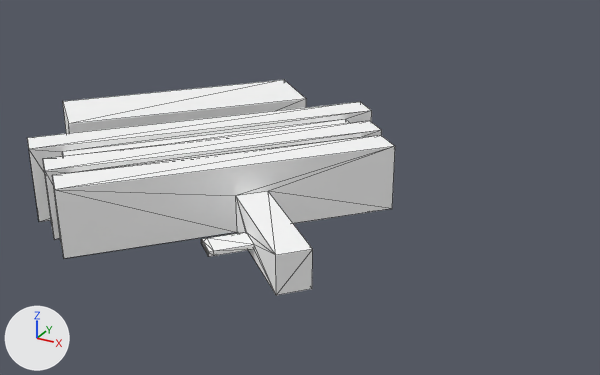
The glTF model undefined.glb: old version first, new version second.
Both versions are drawn from a 50 mm camera at (56.7, -91.2, 52.4) aimed at (7.7, -2.0, 7.8). The axes (+X, +Y, +Z) are drawn at lower left. The lights are the same throughout. Mesh edges are drawn as thin lines. Where no turn or scale is listed for an object, it has been applied to the vertices. Vertices at the same position are counted once.
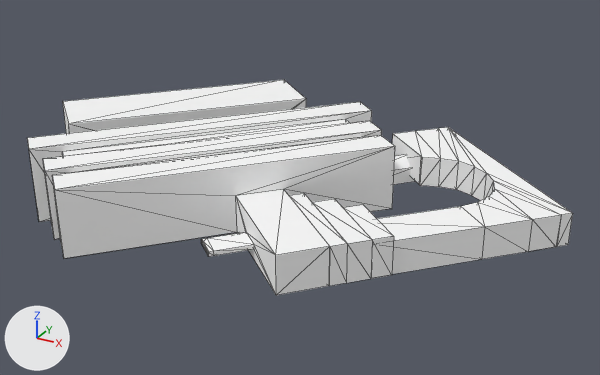
Edits to the bpy script that builds the scene:
```text
Change me_pb_mesh16304:
    used by ob_cube__2; location = (-4.1, -5.48, 4.97)
    remove me_pb_mesh16304.from_pydata(...)  # 64 vertices, 124 faces; spans x -18.9..23.8, y -23.6..20.6, z 0.0..10.1
    add me_pb_mesh16304.from_pydata(...)  # 88 vertices, 172 faces; spans x -18.9..30.3, y -23.6..20.6, z 0.0..10.1
    me_pb_mesh16304 part 1
    4 vertices are removed from x 11.9..23.8, y -15.7..-4.9, z 0.7..5.6
    13 faces are deleted
    16 vertices are added at x 13.2..30.3, y -14.2..-2.9, z 0.7..5.6
    12 new vertices lie (0.0, 0.0, 4.9) away from vertices in x 14.7..30.3, y -14.2..-2.9, z 0.7
    61 new faces join them
Add me_pb_mesh_23152:
    me_pb_mesh_23152.from_pydata(...)  # 44 vertices, 83 faces; spans x -16.6..13.0, y -25.7..15.4, z -5.0..-0.6
    me_pb_mesh_23152.materials.append(mat_basic)  # white #ffffff
Add me_pb_mesh_61014:
    me_pb_mesh_61014.from_pydata([(-0.37, 2.34, 0.0), (1.1, 1.03, 3.55), (-0.37, 2.34, 2.24), (2.56, -0.28, 0.0), (2.56, -0.28, 2.24), (-4.03, -7.65, 0.0), (-4.03, -7.65, 2.24), (-5.49, -6.34, 3.55), (-6.96, -5.03, 0.0), (-6.96, -5.03, 2.24)], [], [(2, 1, 0), (1, 3, 0), (4, 3, 1), (4, 5, 3), (4, 6, 5), (7, 5, 6), (5, 7, 8), (7, 9, 8), (9, 0, 8), (9, 2, 0), (0, 5, 8), (0, 3, 5), (1, 6, 4), (1, 7, 6), (2, 7, 1), (2, 9, 7)])
    me_pb_mesh_61014.materials.append(mat_basic)  # white #ffffff
Add ob_arch:
    ob_arch = bpy.data.objects.new('Arch', me_pb_mesh_23152)
    ob_arch.location = (28.99, 9.89, 10.58)
Add ob_cube:
    ob_cube = bpy.data.objects.new('Cube', me_pb_mesh_61014)
    ob_cube.location = (15.22, 14.29, 4.76)
```

Boxes [x1, y1, x2, y2] around the edits, measured in the pictures (600 x 375 px):
'Arch', added: after [377, 127, 573, 274]
'Cube', added: after [393, 155, 415, 185]
part 1 of me_pb_mesh16304, built on: [110, 146, 395, 295] in both
